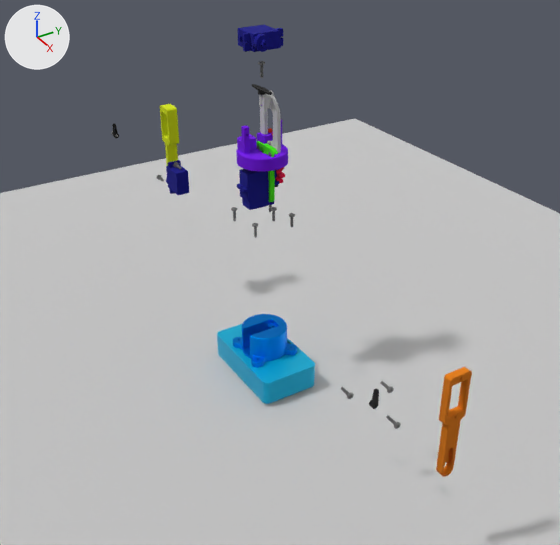
The Blender file anim/anim.blend, before and after one commit.
The view is the same before and after, from a camera (50 mm lens) standing at (51.5, -26.4, 40.4) and looking at (1.9, 4.1, 7.1). Every picture has the same lights, and +X, +Y and +Z are marked at upper left. The first picture is the older version.

Names of what the first picture shows: '6g_servo_arm_single', 'Plane', 'SG90-Servo', 'SG90-Servo.001', 'SG90-Servo.003', 'base1', 'case', 'claw_base', 'end_effector_arm1', 'end_effector_arm2', 'gear1', 'gear2', 'hand1', 'hand2', 'm025x010_pan_phillips_coarse.008', 'mount1' and 10 more.
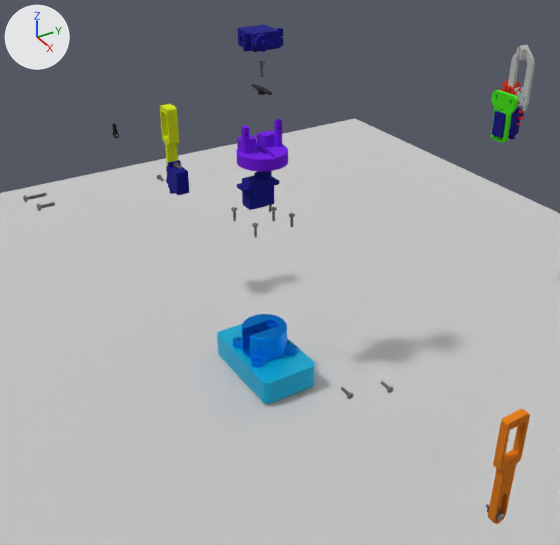
Where the change shows, as pixel boxes (x1, y1, x2, y2) in the pictures (560 x 545 px):
'hand1', moved
    before: (436, 367, 472, 477)
    after: (488, 409, 530, 524)
'end_effector_arm1', moved
    before: (262, 90, 281, 153)
    after: (516, 45, 535, 111)
'claw_base', moved
    before: (257, 141, 278, 203)
    after: (491, 90, 518, 143)
'SG90-Servo.003', moved
    before: (239, 169, 277, 202)
    after: (492, 106, 524, 140)
'end_effector_arm2', moved
    before: (259, 90, 271, 145)
    after: (508, 44, 527, 97)
'gear2', moved (mostly hidden before)
    before: (268, 128, 273, 135)
    after: (500, 79, 521, 104)
'6g_servo_arm_single', moved (not visible afterwards)
    before: (369, 388, 379, 409)
'gear1', moved
    before: (275, 167, 285, 184)
    after: (516, 110, 524, 126)
'm025x010_pan_phillips_coarse.008', moved
    before: (386, 416, 401, 429)
    after: (486, 504, 503, 521)
'm025x010_pan_phillips_coarse.018', moved (not visible before)
    after: (23, 193, 47, 203)
'm025x010_pan_phillips_coarse.016', moved (not visible before)
    after: (37, 202, 55, 211)

The change, as a diff of the scene's bpy script:
```diff
--- a/anim/anim.blend.py
+++ b/anim/anim.blend.py
@@ ob_hand1 @@
 ob_hand1 = bpy.data.objects.new('hand1', me_hand1)
-ob_hand1.location = (25.49, -1.76, 8.12)
+ob_hand1.location = (30.0, -1.76, 8.12)
 ob_hand1.rotation_euler = (0.0, 1.571, 0.0)  # degrees (0, 90, 0)
@@ ob_6g_servo_arm_single @@
 ob_6g_servo_arm_single = bpy.data.objects.new('6g_servo_arm_single', me_6g_servo_arm_single)
-ob_6g_servo_arm_single.location = (18.46, 1.74, 5.21)
+ob_6g_servo_arm_single.location = (30.0, 1.74, 5.21)
 ob_6g_servo_arm_single.rotation_euler = (1.571, 0.0, -1.571)  # degrees (90, 0, -90)
@@ ob_m025x010_pan_phillips_coarse_008 @@
 ob_m025x010_pan_phillips_coarse_008 = bpy.data.objects.new('m025x010_pan_phillips_coarse.008', me_m025x010_pan_phillips_coarse_008)
-ob_m025x010_pan_phillips_coarse_008.location = (20.52, 1.67, 5.14)
+ob_m025x010_pan_phillips_coarse_008.location = (30.0, 1.67, 5.14)
 ob_m025x010_pan_phillips_coarse_008.rotation_euler = (0.0, -1.571, 0.0)  # degrees (0, -90, 0)
@@ ob_claw_base @@
 ob_claw_base = bpy.data.objects.new('claw_base', me_claw_base_001)
-ob_claw_base.location = (2.24, 2.57, 17.62)
+ob_claw_base.location = (2.24, 28.35, 17.62)
 ob_claw_base.rotation_euler = (-1.571, 3.142, 0.0)  # degrees (-90, 180, 0)
@@ ob_sg90_servo_003 @@
 ob_sg90_servo_003 = bpy.data.objects.new('SG90-Servo.003', me_sg90_servo_003)
-ob_sg90_servo_003.location = (2.23, 1.66, 16.11)
+ob_sg90_servo_003.location = (2.23, 29.09, 16.11)
 ob_sg90_servo_003.rotation_euler = (0.0, -1.571, 0.0)  # degrees (0, -90, 0)
@@ ob_end_effector_arm1 @@
 ob_end_effector_arm1 = bpy.data.objects.new('end_effector_arm1', me_end_effector_arm1)
-ob_end_effector_arm1.location = (2.92, 2.92, 20.29)
+ob_end_effector_arm1.location = (2.92, 30.0, 20.29)
 ob_end_effector_arm1.rotation_euler = (0.0, 1.571, -1.571)  # degrees (0, 90, -90)
@@ ob_end_effector_arm2 @@
 ob_end_effector_arm2 = bpy.data.objects.new('end_effector_arm2', me_end_effector_arm2)
-ob_end_effector_arm2.location = (1.57, 2.92, 20.27)
+ob_end_effector_arm2.location = (1.57, 30.0, 20.27)
 ob_end_effector_arm2.rotation_euler = (0.0, 1.571, -1.571)  # degrees (0, 90, -90)
@@ ob_gear1 @@
 ob_gear1 = bpy.data.objects.new('gear1', me_gear1_001)
-ob_gear1.location = (2.21, 3.49, 16.69)
+ob_gear1.location = (2.21, 30.0, 16.69)
 ob_gear1.rotation_euler = (-1.571, 1.65, 0.0)  # degrees (-90, 95, 0)
@@ ob_gear2 @@
 ob_gear2 = bpy.data.objects.new('gear2', me_gear2)
-ob_gear2.location = (1.32, 3.29, 18.52)
+ob_gear2.location = (1.32, 30.0, 18.52)
 ob_gear2.rotation_euler = (1.571, 1.571, 0.0)  # degrees (90, 90, 0)
@@ ob_m025x010_pan_phillips_coarse_016 @@
 ob_m025x010_pan_phillips_coarse_016 = bpy.data.objects.new('m025x010_pan_phillips_coarse.016', me_m025x010_pan_phillips_coarse_016)
-ob_m025x010_pan_phillips_coarse_016.location = (3.16, 2.92, 18.52)
+ob_m025x010_pan_phillips_coarse_016.location = (3.16, -15.0, 18.52)
 ob_m025x010_pan_phillips_coarse_016.rotation_euler = (0.0, 1.571, 1.571)  # degrees (0, 90, 90)
@@ ob_m025x010_pan_phillips_coarse_018 @@
 ob_m025x010_pan_phillips_coarse_018 = bpy.data.objects.new('m025x010_pan_phillips_coarse.018', me_m025x010_pan_phillips_coarse_018)
-ob_m025x010_pan_phillips_coarse_018.location = (1.32, 3.28, 18.52)
+ob_m025x010_pan_phillips_coarse_018.location = (1.32, -15.0, 18.52)
 ob_m025x010_pan_phillips_coarse_018.rotation_euler = (0.0, 1.571, 1.571)  # degrees (0, 90, 90)
```
